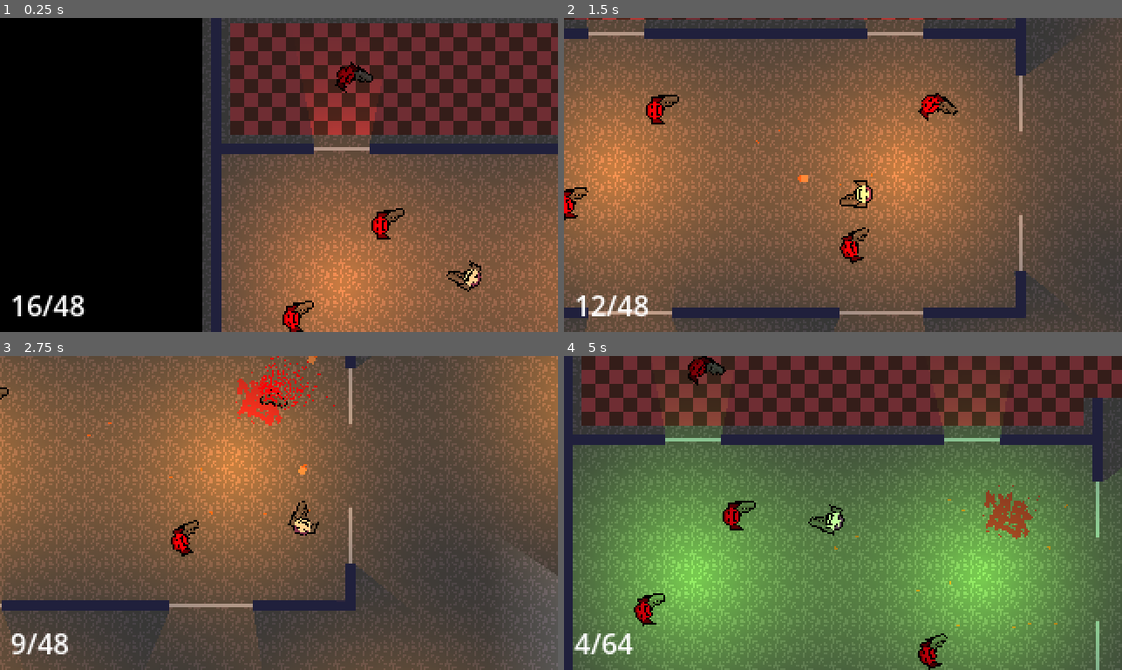
Above: before the commit, frames 1-4 (two rows, left to right).
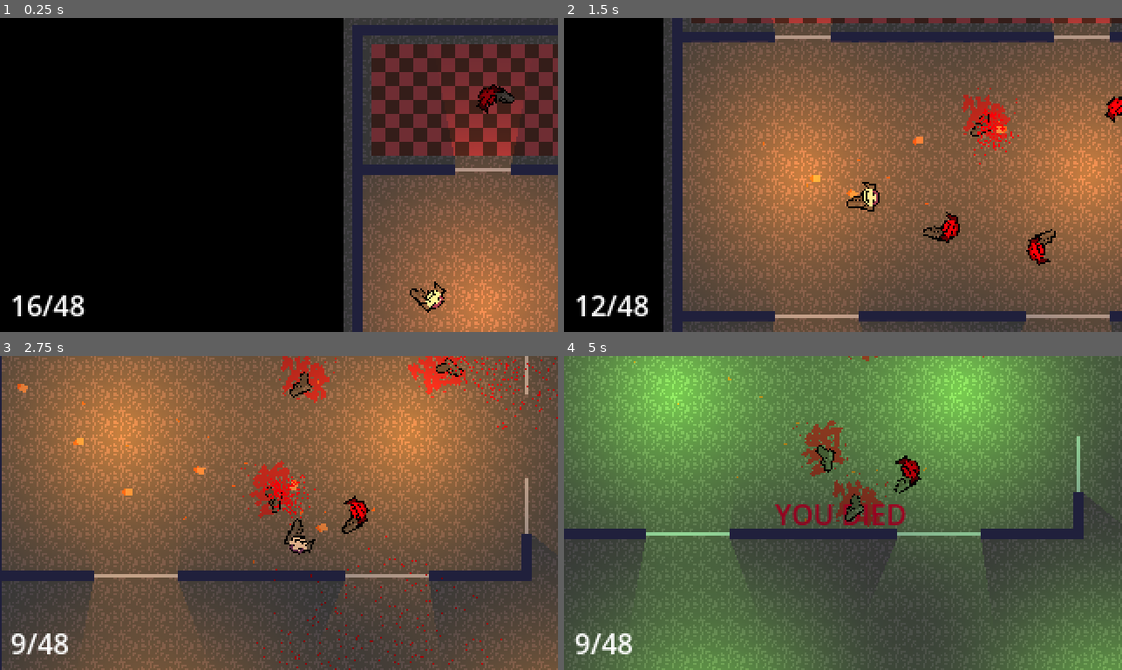
Above: after the commit, the same moments.

Repository: Jack-Braun/Hotline-Miami-Clone
Game: Godot game, scene res://room.tscn
Same seed, same stepped clock (60 frames per second), same inputs: the game is played once before the commit and once after it.
Inputs (mouse positions are in pixels of both pictures, inside the frame that each line leads up to):
- Up to frame 1 (0.25 s): no input
- Up to frame 2 (1.5 s): move the mouse to (965, 159) at 0.52 s; press the mouse at (965, 159) at 0.53 s; hold Right (ui_right) 0.53-1.28 s; move the mouse to (731, 190) at 1.27 s; release the mouse at (731, 190) at 1.28 s; hold Down (ui_down) from 1.28 s (still down); click (731, 190) at 1.35 s
- Up to frame 3 (2.75 s): move the mouse to (334, 443) at 2.02 s; release Down (ui_down) at 2.03 s; press the mouse at (334, 443) at 2.03 s; hold Right (ui_right) from 2.03 s (still down)
- Up to frame 4 (5 s): move the mouse to (815, 575) at 2.77 s; release Right (ui_right) at 2.78 s; release the mouse at (815, 575) at 2.78 s; hold Up (ui_up) 2.78-3.53 s; click (815, 575) at 2.85 s; move the mouse to (1010, 560) at 3.52 s; press the mouse at (1010, 560) at 3.53 s; hold Left (ui_left) from 3.53 s (still down); move the mouse to (675, 465) at 4.27 s; release the mouse at (675, 465) at 4.28 s; click (675, 465) at 4.35 s

The runs differ from the first frame. In frame 1, 50% of the frame differs, in the area x 36-100%, y 0-100%; in frame 2, 63%; in frame 3, 57%; in frame 4, 80%, in the area x 0-100%, y 0-100%.

Commit message:
Enemies can now shoot at and kill the player, refactored code to be cleaner

Diff:
--- a/actor.gd
+++ b/actor.gd
@@ -1,26 +1,31 @@
 class_name Actor extends CharacterBody2D
 
-const SPEED: int = 90.0
+const SPEED: int = 90
 const BLOOD_SPLATTER: PackedScene = preload("res://blood_splatter.tscn")
 
 var hp: int = 1
+var dead: bool = false
 
 @onready var _sprite: Sprite2D = $Sprite2D
 @onready var _gun: Gun = $Gun
 @onready var _blood_particles: GPUParticles2D = $BloodParticles
 
-func take_damage(damage: int) -> void:
-	hp += damage
-	if hp <= 0:
-		set_collision_layer_value(2, false)
-		_sprite.hide()
+func take_damage(amount: int) -> void:
+	hp += amount
+	if hp <= 0 and not dead:
+		die()
 
-		#Blood splatter
-		var inst: BloodSplatter = BLOOD_SPLATTER.instantiate()
-		get_tree().current_scene.add_child(inst)
-		inst.start(global_position)
+func die() -> void:
+	dead = true
+	set_collision_layer_value(2, false)
+	_sprite.hide()
+	_gun.set_collision_layer_value(1, true)
 
-		#Blood particles
-		_blood_particles.restart()
-		await(_blood_particles.finished)
-		#queue_free()
+	#Blood splatter
+	var inst: BloodSplatter = BLOOD_SPLATTER.instantiate()
+	get_tree().current_scene.add_child(inst)
+	inst.start(global_position)
+
+	#Blood particles
+	_blood_particles.restart()
+	await(_blood_particles.finished)
--- a/bullet.gd
+++ b/bullet.gd
@@ -1,30 +1,31 @@
-class_name Bullet
-extends CharacterBody2D
+class_name Bullet extends CharacterBody2D
 
-const SPEED: int = 250
-const DAMAGE: int = 1
-const SHELL_CASING: PackedScene = preload("res://shell_casing.tscn")
+var speed: int = 225
+var damage: int = 1
+var player_bullet: bool = true
+const SHELL_CASING := preload("res://shell_casing.tscn")
+
+func _ready() -> void:
+	if not player_bullet:
+		set_collision_mask_value(2, false)
+		set_collision_mask_value(4, true)
 
 func _physics_process(_delta: float) -> void:
-	velocity
-
 	move_and_slide()
 
-	var collision: KinematicCollision2D = get_last_slide_collision()
+	var collision := get_last_slide_collision()
 	if collision:
-		var collider: Object = collision.get_collider()
-		if collider is Actor:
-			collider.take_damage(-DAMAGE)
-			collider.set_collision_layer_value(1, 0)
-			collider.set_collision_layer_value(2, 0)
-			collider._gun.set_collision_layer_value(1, 1)
+		var collider := collision.get_collider()
+		if collider is Enemy or collider is Player:
+			collider.take_damage(-damage)
+			collider.dead = true
 		queue_free()
 
 func start(start_pos: Vector2, direction: Vector2) -> void:
 	global_position = start_pos
-	velocity = direction * SPEED
+	velocity = direction * speed
 
 	#Casings
 	var inst: Node = SHELL_CASING.instantiate()
 	inst.start(start_pos)
-	get_tree().current_scene.add_child(inst)
+	get_tree().root.get_child(0).add_child(inst)
--- a/bullet.tscn
+++ b/bullet.tscn
@@ -8,7 +8,7 @@
 
 [node name="Bullet" type="CharacterBody2D"]
 collision_layer = 0
-collision_mask = 2
+collision_mask = 6
 script = ExtResource("1_d8wft")
 
 [node name="Sprite2D" type="Sprite2D" parent="."]
--- a/enemy.gd
+++ b/enemy.gd
@@ -1,6 +1,16 @@
-class_name Enemy extends Actor
+class_name Enemy
+extends Actor
 
 func _ready() -> void:
 	rotation_degrees = randi_range(0, 360)
 
-	#gun.hide()
+func _physics_process(_delta: float) -> void:
+	if dead:
+		return
+
+	var player = Globals.player
+	if player and not player.dead:
+		var distance = player.global_position.distance_to(global_position)
+		if distance <= 100:
+			look_at(player.global_position)
+			_gun.shoot_at(player.global_position)
--- a/enemy.tscn
+++ b/enemy.tscn
@@ -10,7 +10,7 @@
 
 [node name="Enemy" type="CharacterBody2D"]
 z_index = 1
-collision_layer = 3
+collision_layer = 2
 script = ExtResource("1_0lbfk")
 
 [node name="Sprite2D" type="Sprite2D" parent="."]
--- a/environment.tres
+++ b/environment.tres
@@ -56,6 +56,6 @@
 
 [resource]
 occlusion_layer_0/light_mask = 1
-physics_layer_0/collision_layer = 3
+physics_layer_0/collision_layer = 7
 physics_layer_0/collision_mask = 0
 sources/0 = SubResource("TileSetAtlasSource_cu03x")
--- a/gun.gd
+++ b/gun.gd
@@ -1,8 +1,7 @@
-class_name Gun extends CharacterBody2D
+class_name Gun extends Actor
 
-const BULLET: PackedScene = preload("res://bullet.tscn")
+const BULLET := preload("res://bullet.tscn")
 
-# gun is manually set here
 var data: GunData = Data.guns.glock
 var ammo: int = data.rounds
 var ammo_count: int = ammo * 3
@@ -14,42 +13,59 @@
 @onready var _reload_time: Timer = $ReloadTime
 
 func _ready() -> void:
-	await(get_tree().process_frame)
+	await get_tree().process_frame
 	Events.ammo_updated.emit(ammo, ammo_count)
 
-func shoot() -> bool:
-	if !_fire_rate.is_stopped() or !_reload_time.is_stopped():
+func shoot_at(target_position: Vector2) -> bool:
+	if not _fire_rate.is_stopped() or not _reload_time.is_stopped():
 		return false
 
-	#Handle out of ammo state
 	if ammo <= 0:
-		if ammo_count > 0:
-			_reload.play()
+		handle_reload()
+		return false
+
+	fire_bullet(target_position)
+	return true
+
+func handle_reload():
+	if ammo_count > 0:
+		_reload.play()
+	else:
+		#So the enemies dont repeatedly play the clicking noise if out of ammo
+		if ammo_count == 0 && ammo == 0 && !Globals.player._gun == self:
+			return
 		else:
 			_out_of_ammo_click.play()
-		_reload_time.start(data.reload_time + randf_range(-0.025, 0.025))
-		return false
+	_reload_time.start(data.reload_time + randf_range(-0.025, 0.025))
 
-	var start_pos: Vector2 = global_position
-	var direction: Vector2 = start_pos.direction_to(get_global_mouse_position())
-
-	#Shoot round
-	var inst: Bullet = BULLET.instantiate()
-	get_tree().current_scene.add_child(inst)
-	inst.start(global_position, direction)
-	inst.look_at(get_global_mouse_position())
+func fire_bullet(target_position: Vector2):
+	var direction = global_position.direction_to(target_position)
+	var bullet = BULLET.instantiate()
+	bullet.player_bullet = Globals.player._gun == self
+	if !bullet.player_bullet:
+		bullet.speed = 75
+	get_tree().current_scene.add_child(bullet)
+	bullet.start(global_position, direction)
+	bullet.look_at(target_position)
 
 	ammo -= 1
-	Events.ammo_updated.emit(ammo, ammo_count)
+	if Globals.player._gun == self:
+		Events.ammo_updated.emit(ammo, ammo_count)
 	_shoot.play()
-	_fire_rate.start(data.fire_rate + randf_range(-0.025, 0.025))
-	return true
+
+	if bullet.player_bullet:
+		_fire_rate.start(data.fire_rate + randf_range(-0.025, 0.025))
+	else :
+		_fire_rate.start(data.fire_rate + 0.7)
 
 func _on_reload_time_timeout():
 	if ammo_count <= 0:
 		return
-
-	#Reload
-	ammo = data.rounds if ammo_count >= data.rounds else ammo_count
-	ammo_count -= data.rounds
-	Events.ammo_updated.emit(ammo, ammo_count)
+	#If gun belongs to player update ammo counter
+	if Globals.player._gun == self:
+		ammo = data.rounds if ammo_count >= data.rounds else ammo_count
+		ammo_count -= data.rounds
+		Events.ammo_updated.emit(ammo, ammo_count)
+	else:
+		ammo = data.rounds if ammo_count >= data.rounds else ammo_count
+		ammo_count -= data.rounds
--- a/gun.tscn
+++ b/gun.tscn
@@ -12,7 +12,7 @@
 [node name="Gun" type="CharacterBody2D"]
 show_behind_parent = true
 position = Vector2(4, 0)
-collision_layer = 4
+collision_layer = 0
 script = ExtResource("1_h8q6m")
 
 [node name="Sprite2D" type="Sprite2D" parent="."]
--- a/player.gd
+++ b/player.gd
@@ -1,35 +1,36 @@
 class_name Player extends Actor
 
-const HELPERS: Script = preload("res://helpers.gd")
-@onready var gun = $Gun
-
-@onready var _screen_shake: ScreenShake2D = $ScreenShake2D
+const HELPERS := preload("res://helpers.gd")
 
 func _ready() -> void:
 	Globals.player = self
 
-func _physics_process(_delta):
+func _physics_process(_delta: float) -> void:
+	if dead:
+		#print("Player is dead")
+		return
 
+	handle_input()
+	handle_movement()
+	handle_ammo_pickup()
+
+func handle_input():
 	look_at(get_global_mouse_position())
+	if Input.is_action_pressed("left_click_pressed") and _gun.shoot_at(get_global_mouse_position()):
+		Globals.camera.add_trauma(0.25)
 
-	if Input.is_action_pressed("left_click_pressed"):
-		if _gun.shoot():
-			Globals.camera.add_trauma(0.25)
+func handle_movement():
+	velocity = HELPERS.get_four_direction_vector(true) * SPEED
+	if velocity != Vector2.ZERO:
+		move_and_slide()
 
-	#Movement
-	velocity = HELPERS.get_four_direction_vector(true) * SPEED
-	if !velocity:
-		return
-	move_and_slide()
-
-	################
-	#Collecting ammo
-	var collision: KinematicCollision2D = get_last_slide_collision()
+func handle_ammo_pickup():
+	var collision = get_last_slide_collision()
 	if collision:
-		var collider: Object = collision.get_collider()
+		var collider = collision.get_collider()
 		if collider is Gun:
-			gun.ammo_count += gun.data.rounds
-			Events.ammo_updated.emit(gun.ammo, gun.ammo_count)
-			collider.set_collision_layer_value(1, 0)
+			_gun.ammo_count += _gun.data.rounds
+			collider.set_collision_layer_value(4, false)
+			collider.set_collision_layer_value(1, false)
 			collider.hide()
-	################
+			Events.ammo_updated.emit(_gun.ammo, _gun.ammo_count)
--- a/player.tscn
+++ b/player.tscn
@@ -11,6 +11,7 @@
 
 [node name="Player" type="CharacterBody2D"]
 z_index = 1
+collision_layer = 9
 script = ExtResource("1_yo4h3")
 
 [node name="Sprite2D" type="Sprite2D" parent="."]
@@ -23,7 +24,6 @@
 
 [node name="Gun" parent="." instance=ExtResource("3_4kmlw")]
 position = Vector2(5, -2)
-collision_layer = 0
 
 [node name="BloodParticles" type="GPUParticles2D" parent="."]
 emitting = false
--- a/room.tscn
+++ b/room.tscn
@@ -74,22 +74,32 @@
 script = null
 
 [node name="Player" parent="." instance=ExtResource("1_pu756")]
-position = Vector2(154, 82)
+position = Vector2(51, 82)
 
 [node name="ScreenShake2D" parent="." instance=ExtResource("1_lrhgv")]
 position = Vector2(-154, -82)
+
+[node name="DeathText" type="Label" parent="ScreenShake2D"]
+visible = false
+modulate = Color(0.904497, 0, 0.22061, 1)
+offset_left = -39.0
+offset_top = -11.0
+offset_right = 37.0
+offset_bottom = 12.0
+text = "YOU DIED"
+horizontal_alignment = 1
 
 [node name="Enemies" type="Node2D" parent="."]
 position = Vector2(152, 163)
 
 [node name="Enemy" parent="Enemies" instance=ExtResource("2_m6vfu")]
-position = Vector2(-49, -111)
+position = Vector2(34, -110)
 
 [node name="Enemy2" parent="Enemies" instance=ExtResource("2_m6vfu")]
 position = Vector2(109, -114)
 
 [node name="Enemy3" parent="Enemies" instance=ExtResource("2_m6vfu")]
-position = Vector2(-100, -57)
+position = Vector2(12, -45)
 
 [node name="Enemy4" parent="Enemies" instance=ExtResource("2_m6vfu")]
 position = Vector2(63, -32)
--- a/screen_shake_2d.gd
+++ b/screen_shake_2d.gd
@@ -9,6 +9,7 @@
 @export var max_offset := Vector2(100,75) #Maximum displacement in pixels.
 @export var max_roll := 0.1 #Maximum rotation in radians (use sparingly).
 @export var noise : FastNoiseLite
+@onready var death_text: Label = $DeathText
 
 var noise_y = 0 #Value used to move through the noise
 var trauma := 0.0 #Current shake strength
@@ -20,16 +21,18 @@
 	#noise.seed = randi()
 
 func _process(delta: float) -> void:
-
-	global_position = Globals.player.global_position - (Globals.player.global_position - get_global_mouse_position()) * 0.15
-	if trauma:
-		trauma = max(trauma - decay * delta, 0)
-		_shake()
-  #optional
-	elif offset.x != 0 or offset.y != 0 or rotation != 0:
-		lerp(offset.x,0.0,1)
-		lerp(offset.y,0.0,1)
-		lerp(rotation,0.0,1)
+	if !Globals.player.dead:
+		global_position = Globals.player.global_position - (Globals.player.global_position - get_global_mouse_position()) * 0.30
+		if trauma:
+			trauma = max(trauma - decay * delta, 0)
+			_shake()
+	  #optional
+		elif offset.x != 0 or offset.y != 0 or rotation != 0:
+			lerp(offset.x,0.0,1)
+			lerp(offset.y,0.0,1)
+			lerp(rotation,0.0,1)
+	else:
+		death_text.show()
 
 func _shake() -> void:
 	var amt = pow(trauma, trauma_pwr)
